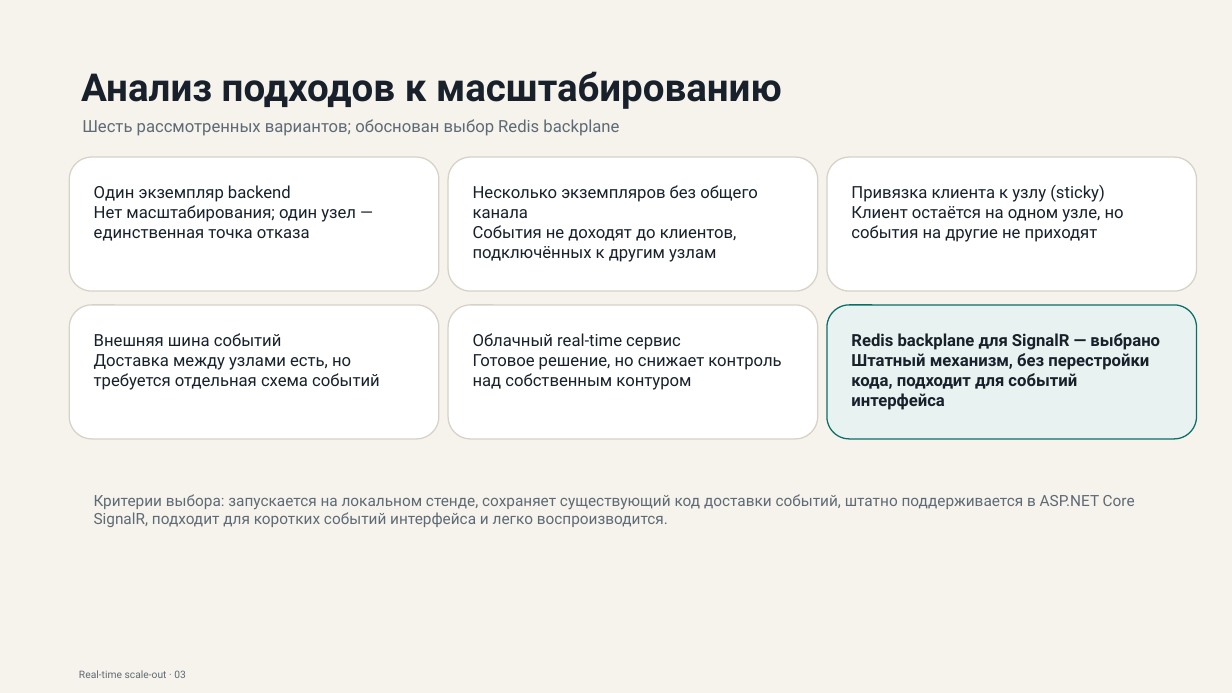
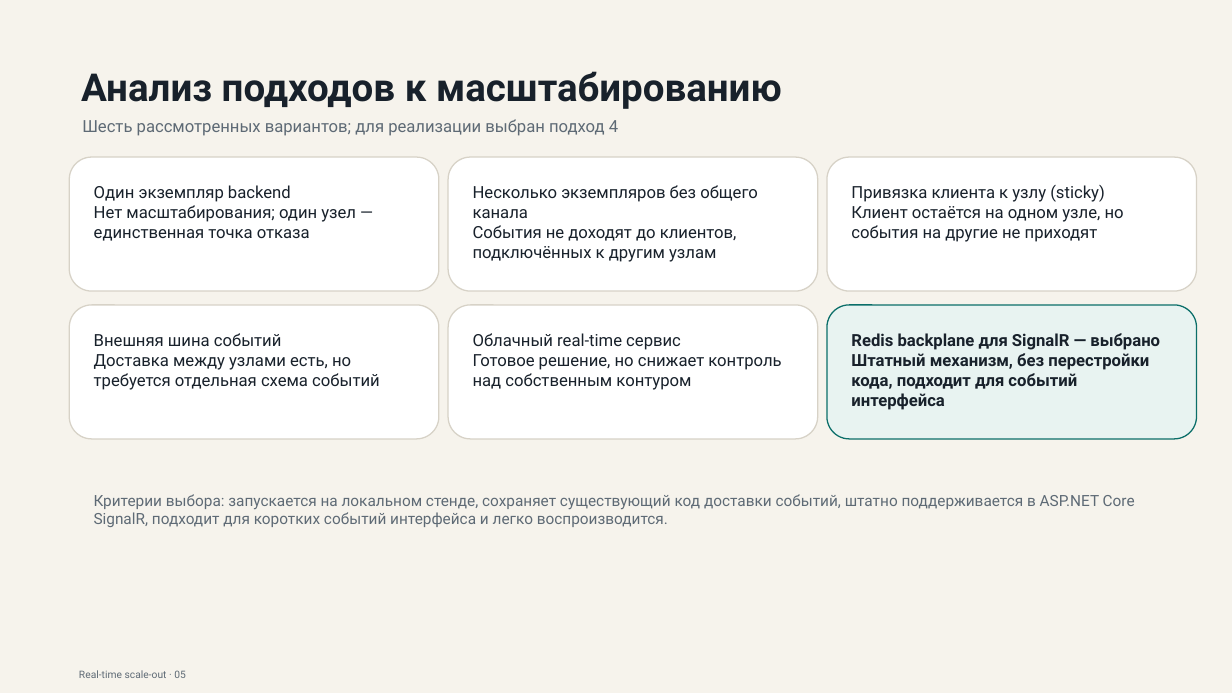
Before and after one commit to gently-whitesnow/final-qualifying-work, a slide deck: slide 5 of build/pptx/vkr-defense-draft.pptx (slide 3 before the commit). Drawn at 1232x693 pixels with LibreOffice and Linux fonts; fonts in the diff are those of the drawing. Boxes give left, top, right and bottom in pixels: in the first picture for what was removed or moved away, otherwise in the second. Text is boxed around its words. In the diff, an @@ line names an element or a change of style, - is before the commit and + after.

```diff
--- a/build/pptx/vkr-defense-draft.pptx
+++ b/build/pptx/vkr-defense-draft.pptx
@@ text in rounded rectangle at [82, 119, 618, 136]: text changed @@
-Шесть рассмотренных вариантов; обоснован выбор Redis backplane
+Шесть рассмотренных вариантов; для реализации выбран подход 4
```
Also in this commit, not shown: 6 other slides changed, 4 slides added, 1 slide removed, 55 other files.
